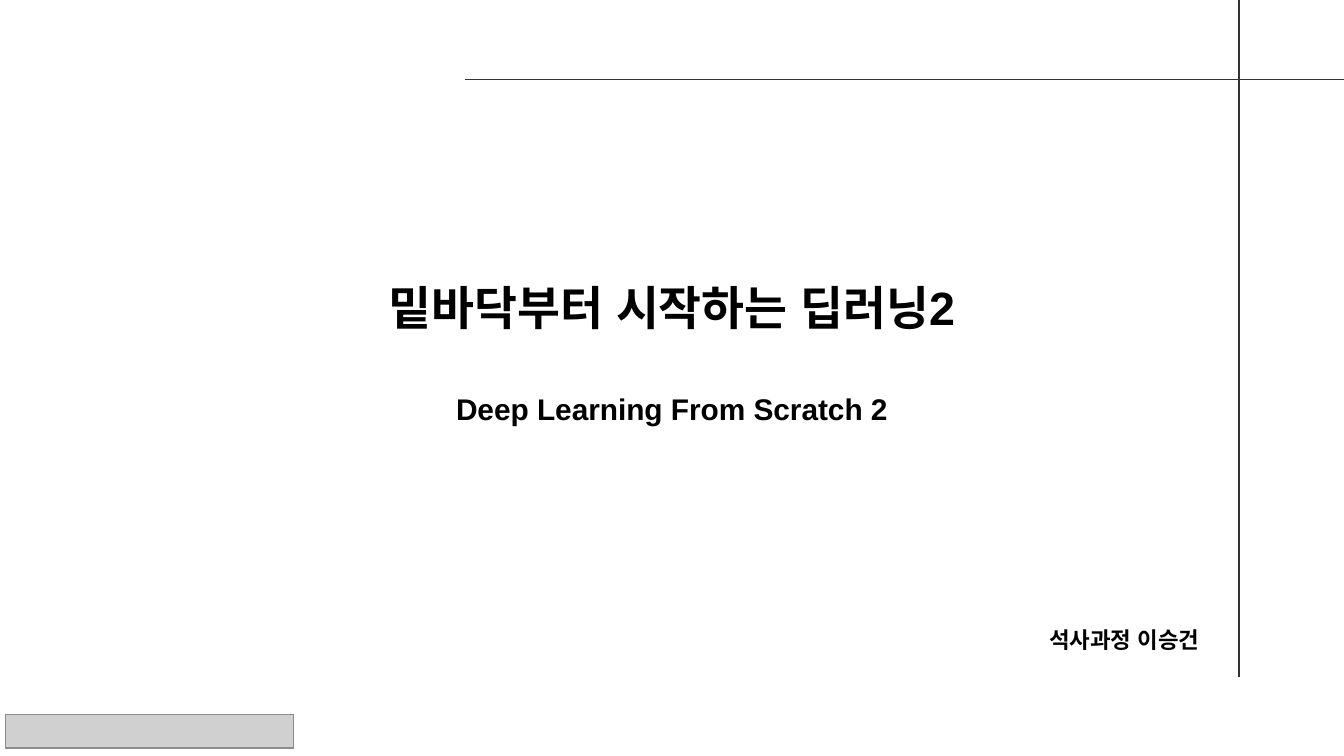
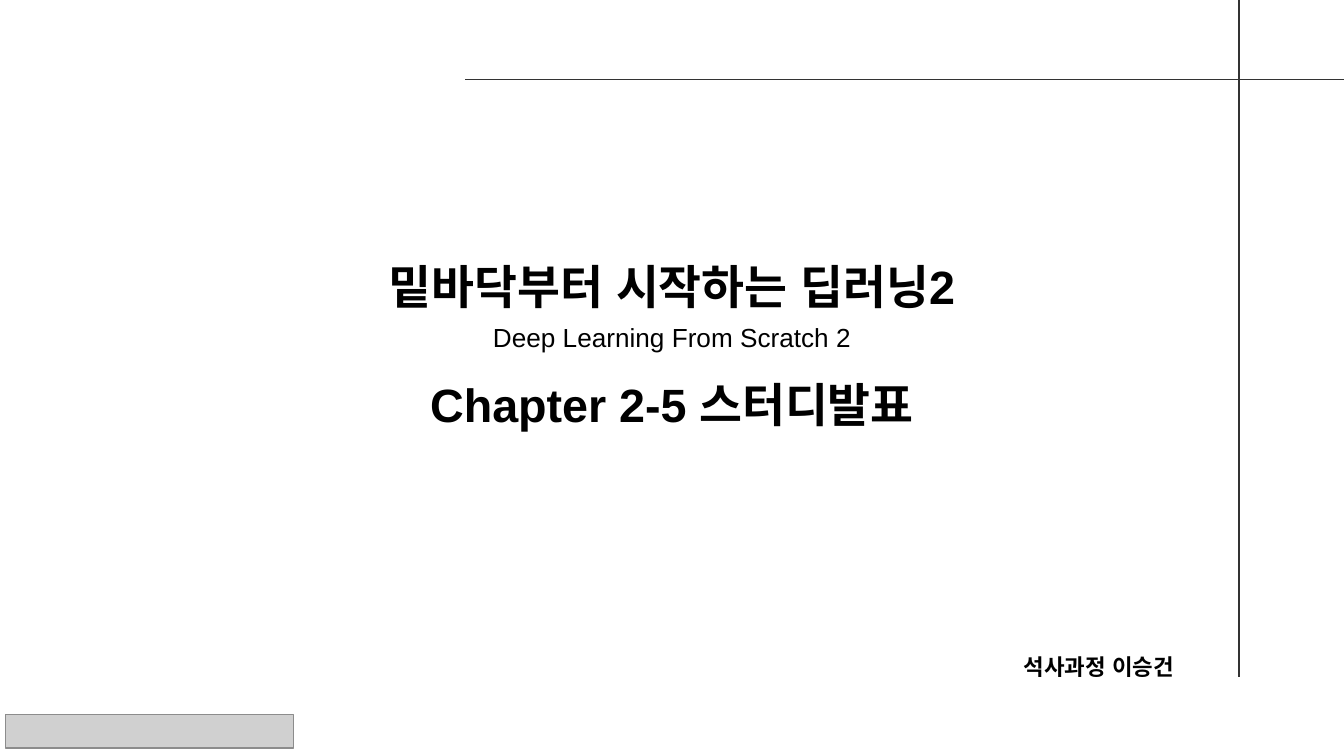
Before and after one commit to seungdeng/Deep-Learning-from-Scratch, a slide deck: slide 1 of study/발표자료/20250220_밑딥2_이승건_chap2345발표자료.pptx. Drawn at 1344x756 pixels with LibreOffice and Linux fonts; fonts in the diff are those of the drawing; grey boxes stand for pictures. Boxes give left, top, right and bottom in pixels: in the first picture for what was removed or moved away, otherwise in the second. Text is boxed around its words. In the diff, an @@ line names an element or a change of style, - is before the commit and + after.

```diff
--- a/study/발표자료/20250220_밑딥2_이승건_chap2345발표자료.pptx
+++ b/study/발표자료/20250220_밑딥2_이승건_chap2345발표자료.pptx
@@ text "밑바닥부터 시작하는 딥러닝2": place and size @@
-text "밑바닥부터 시작하는 딥러닝2" at bbox=[389, 286, 955, 330]
+text "밑바닥부터 시작하는 딥러닝2" at bbox=[389, 265, 955, 309]
@@ text "Deep Learning From Scratch 2": place and size @@
-text "Deep Learning From Scratch 2" at bbox=[456, 398, 888, 426]
+text "Deep Learning From Scratch 2" at bbox=[493, 328, 851, 353]
@@ text "Deep Learning From Scratch 2" at bbox=[493, 328, 851, 353]: size 16 to 14 pt, bold off @@
@@ text added at bbox=[430, 383, 913, 432], 25 pt, text #000000, bold @@
+Chapter 2-5 스터디발표
@@ text "석사과정 이승건": place and size @@
-text "석사과정 이승건" at bbox=[1049, 629, 1200, 650]
+text "석사과정 이승건" at bbox=[1024, 656, 1174, 677]
```
Also in this commit, not shown: 12 other slides changed, 5 slides added, 1 slide removed.
